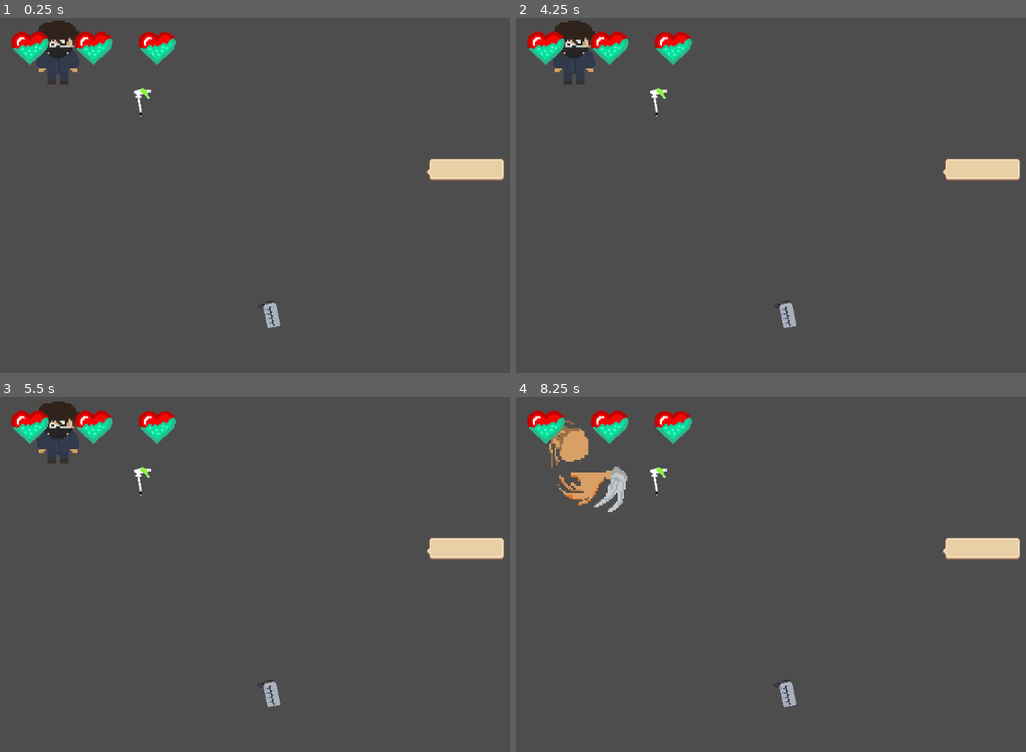
Above: before the commit, frames 1-4 (two rows, left to right).
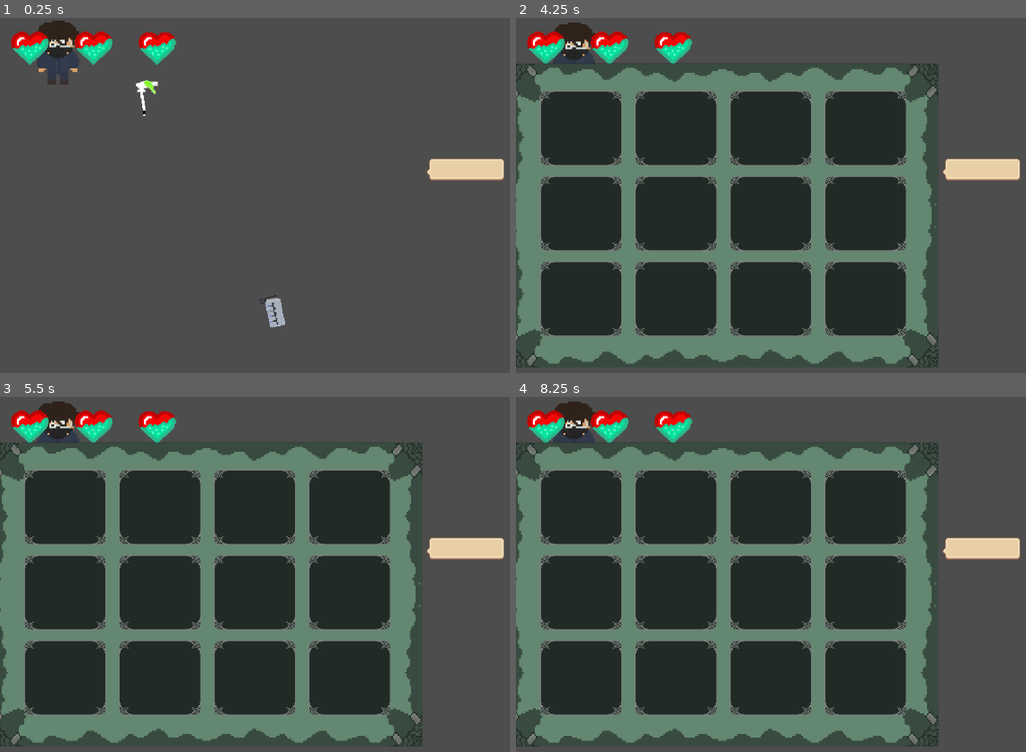
Above: after the commit, the same moments.

Repository: xern0/SleepyShrimpStudios-ChemicalCleanse
Game: Godot game, scene res://table.tscn
Two runs of this game, one before a commit and one after it. Both use one fixed random seed, a clock stepped at 60 frames per second and the inputs below. This scene is started directly instead of the project's main scene.
Inputs (mouse positions are in pixels of both pictures, inside the frame that each line leads up to):
- Up to frame 1 (0.25 s): no input
- Up to frame 2 (4.25 s): move the mouse to (outside the picture) at 0.52 s; hold Right (attack right) 0.53-1.25 s; hold E (interact) 0.53-1.25 s; click (outside the picture) at 0.67 s; drag from (730, 241) to (985, 170) at 1.27 s; move the mouse to (949, 131) at 2.02 s; hold Right (attack right) 2.03-2.75 s; hold Shift (run) 2.03-2.75 s; drag from (837, 302) to (572, 113) at 2.77 s; move the mouse to (outside the picture) at 3.52 s; hold Left (attack left) from 3.53 s (still down); tap Space (roll) at 3.6 s; tap P (inventory) at 4.15 s
- Up to frame 3 (5.5 s): release Left (attack left) at 4.25 s; drag from (142, 539) to (5, 443) at 4.27 s; move the mouse to (397, 599) at 5.02 s; hold Down (attack down) from 5.03 s (still down); hold E (interact) from 5.03 s (still down); click (397, 599) at 5.17 s
- Up to frame 4 (8.25 s): release Down (attack down) at 5.75 s; release E (interact) at 5.75 s; drag from (765, 496) to (521, 443) at 5.77 s; move the mouse to (outside the picture) at 6.52 s; hold Up (attack up) 6.53-7.25 s; hold Shift (run) 6.53-7.25 s; drag from (730, 620) to (572, 439) at 7.27 s; move the mouse to (949, 510) at 8.02 s; hold Down (attack down) from 8.03 s (still down); tap Space (roll) at 8.1 s

The runs differ from the first frame. In frame 1, 0.4% of the frame differs, in the area x 26-56%, y 17-88%; in frame 2, 62%; in frame 3, 62%; in frame 4, 63%, in the area x 0-83%, y 1-99%.

Commit message:
well thats ut fir tiday an finakky craft

Diff:
--- a/chemical-cleanse/Nozzle.tscn
+++ b/chemical-cleanse/Nozzle.tscn
@@ -1,14 +1,18 @@
-[gd_scene load_steps=6 format=3 uid="uid://cmyhel2k7572i"]
+[gd_scene load_steps=7 format=3 uid="uid://cmyhel2k7572i"]
 
 [ext_resource type="Script" uid="uid://3d45j1rs1i31" path="res://nozzle.gd" id="1_ocvsn"]
 [ext_resource type="Texture2D" uid="uid://b5ur8snkauuow" path="res://assets/Items/craft assets -0003-Sheet.png" id="2_ocvsn"]
 [ext_resource type="PackedScene" uid="uid://dewybrib37atw" path="res://interactable.tscn" id="3_bqqsk"]
 
+[sub_resource type="AtlasTexture" id="AtlasTexture_ocvsn"]
+atlas = ExtResource("2_ocvsn")
+region = Rect2(0, 0, 150, 100)
+
 [sub_resource type="CircleShape2D" id="CircleShape2D_a6q5v"]
-radius = 26.019224
+radius = 31.0
 
 [sub_resource type="CircleShape2D" id="CircleShape2D_l5hxp"]
-radius = 26.0
+radius = 31.0
 
 [node name="Nozzle" type="Area2D"]
 position = Vector2(228, 136)
@@ -16,16 +20,21 @@
 script = ExtResource("1_ocvsn")
 
 [node name="Sprite2D" type="Sprite2D" parent="."]
-texture = ExtResource("2_ocvsn")
+z_index = -1
+position = Vector2(5.75, -7.2243595)
+scale = Vector2(1.2948718, 1.2948718)
+texture = SubResource("AtlasTexture_ocvsn")
 region_enabled = true
 region_rect = Rect2(55, 0, 39, 49)
 
 [node name="CollisionShape2D" type="CollisionShape2D" parent="."]
+position = Vector2(6, -9)
 shape = SubResource("CircleShape2D_a6q5v")
 
 [node name="Interactable" parent="." instance=ExtResource("3_bqqsk")]
 
 [node name="CollisionShape2D" type="CollisionShape2D" parent="Interactable"]
+position = Vector2(6, -9)
 shape = SubResource("CircleShape2D_l5hxp")
 
 [connection signal="area_entered" from="." to="." method="_on_area_entered"]
--- a/chemical-cleanse/Water_Bottle.tscn
+++ b/chemical-cleanse/Water_Bottle.tscn
@@ -5,10 +5,10 @@
 [ext_resource type="PackedScene" uid="uid://dewybrib37atw" path="res://interactable.tscn" id="3_bav4v"]
 
 [sub_resource type="CircleShape2D" id="CircleShape2D_pgk8y"]
-radius = 27.115494
+radius = 29.068884
 
 [sub_resource type="CircleShape2D" id="CircleShape2D_l5hxp"]
-radius = 27.018513
+radius = 29.017237
 
 [node name="WaterBottle" type="Area2D"]
 position = Vector2(228, 136)
@@ -16,16 +16,26 @@
 script = ExtResource("1_q4aj6")
 
 [node name="Sprite2D" type="Sprite2D" parent="."]
+z_index = -1
+position = Vector2(5.030613, -4.25)
+scale = Vector2(1.1734694, 1.1734694)
 texture = ExtResource("2_q4aj6")
 region_enabled = true
 region_rect = Rect2(92, 0, 58, 49)
 
 [node name="CollisionShape2D" type="CollisionShape2D" parent="."]
+z_index = -1
+position = Vector2(6, -6)
+shape = SubResource("CircleShape2D_pgk8y")
+
+[node name="CollisionShape2D2" type="CollisionShape2D" parent="."]
+position = Vector2(6, -6)
 shape = SubResource("CircleShape2D_pgk8y")
 
 [node name="Interactable" parent="." instance=ExtResource("3_bav4v")]
 
 [node name="CollisionShape2D" type="CollisionShape2D" parent="Interactable"]
+position = Vector2(6, -6)
 shape = SubResource("CircleShape2D_l5hxp")
 
 [connection signal="area_entered" from="." to="." method="_on_area_entered"]
--- a/chemical-cleanse/assets/Items/tempspraybottle.tres
+++ b/chemical-cleanse/assets/Items/tempspraybottle.tres
@@ -9,6 +9,6 @@
 
 [resource]
 script = ExtResource("1_41oe0")
-name = "tempbottlespray"
+name = "Spray Bottle"
 texture = SubResource("AtlasTexture_xu2wo")
 metadata/_custom_type_script = "uid://c4h5j41y6468n"
--- a/chemical-cleanse/cradting_ui.gd
+++ b/chemical-cleanse/cradting_ui.gd
@@ -39,6 +39,7 @@
 
 
 func build_recipe_material_window(selected_recipe: ItemRecipes) -> void:
+	current_recipe = selected_recipe
 	title_label.text = selected_recipe.recipe_final_name.name
 	item_texture.texture = selected_recipe.recipe_final_name.texture
 	recipe_material_dictionary.clear()
@@ -48,6 +49,7 @@
 	for recipe_material in selected_recipe.recipe_material_array:
 		var new_slot = inventory_slot.instantiate()
 		grid_container.add_child(new_slot)
+		new_slot.custom_minimum_size = Vector2(64, 64)
 		new_slot.set_item(recipe_material, 1)
 		if recipe_material_dictionary.has(recipe_material.name):
 			recipe_material_dictionary[recipe_material.name] += 1
--- a/chemical-cleanse/cradting_ui.tscn
+++ b/chemical-cleanse/cradting_ui.tscn
@@ -11,6 +11,7 @@
 region = Rect2(20, 16, 26, 46)
 
 [node name="CraftingUI" type="PanelContainer"]
+z_index = 2
 anchors_preset = 15
 anchor_right = 1.0
 anchor_bottom = 1.0
--- a/chemical-cleanse/inventory/inv_ui_slots.gd
+++ b/chemical-cleanse/inventory/inv_ui_slots.gd
@@ -15,6 +15,9 @@
 	else:
 		item_visual.visible = true
 		item_visual.texture = slot.item.texture
+		var target_size = Vector2(120, 120)
+		var tex_size = slot.item.texture.get_size()
+		item_visual.scale = target_size / tex_size
 		amount_text.visible = true
 		amount_text.text = str(slot.amount)
 
--- a/chemical-cleanse/nozzle.gd
+++ b/chemical-cleanse/nozzle.gd
@@ -13,7 +13,7 @@
 		interactable.is_Interactable = false
 		print("Gained a nozzle")
 		var inv = preload("res://assets/Items/playerinv.tres")
-		var item = preload("res://assets/Items/tempspraybottle.tres")
+		var item = preload("res://Recipes/Nozzle.tres")
 		inv.insert(item)
 		queue_free()
 
--- a/chemical-cleanse/table.tscn
+++ b/chemical-cleanse/table.tscn
@@ -6,6 +6,7 @@
 [ext_resource type="PackedScene" uid="uid://c6tli2v1woh4v" path="res://cradting_ui.tscn" id="4_vjl2i"]
 [ext_resource type="PackedScene" uid="uid://cmyhel2k7572i" path="res://Nozzle.tscn" id="5_jry6c"]
 [ext_resource type="PackedScene" uid="uid://dn6v1xgf0bbwy" path="res://Water_Bottle.tscn" id="6_bhh2s"]
+[ext_resource type="PackedScene" uid="uid://dbu4hbmyjoogq" path="res://inventory/Inv_UI.tscn" id="7_bhh2s"]
 
 [sub_resource type="RectangleShape2D" id="RectangleShape2D_vjl2i"]
 size = Vector2(139, 39)
@@ -34,5 +35,15 @@
 [node name="WaterBottle" parent="." instance=ExtResource("6_bhh2s")]
 position = Vector2(433, 476)
 
+[node name="CanvasLayer" type="CanvasLayer" parent="."]
+
+[node name="Inv_UI" parent="CanvasLayer" instance=ExtResource("7_bhh2s")]
+visible = false
+offset_left = -15.0
+offset_top = 73.0
+offset_right = 1129.0
+offset_bottom = 729.0
+scale = Vector2(0.5, 0.5)
+
 [connection signal="body_entered" from="." to="." method="_on_body_entered"]
 [connection signal="body_exited" from="." to="." method="_on_body_exited"]
--- a/chemical-cleanse/water_bottle.gd
+++ b/chemical-cleanse/water_bottle.gd
@@ -13,7 +13,7 @@
 		interactable.is_Interactable = false
 		print("Gained a water bottle")
 		var inv = preload("res://assets/Items/playerinv.tres")
-		var item = preload("res://Recipes/Nozzle.tres")
+		var item = preload("res://Recipes/Water_Bottle.tres")
 		inv.insert(item)
 		queue_free()
 
Not shown: 1 places in chemical-cleanse/table.tscn that only renumber resources
